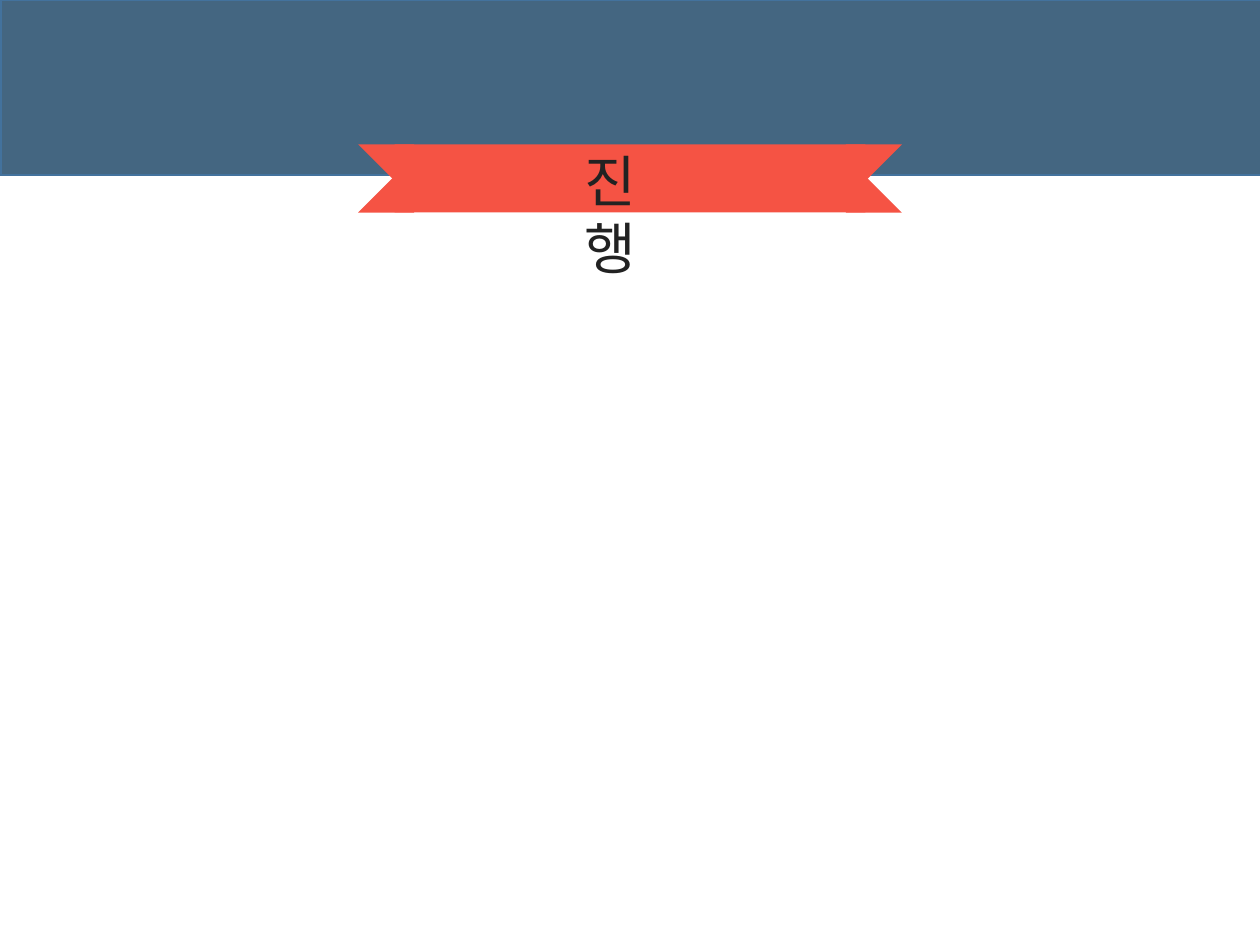
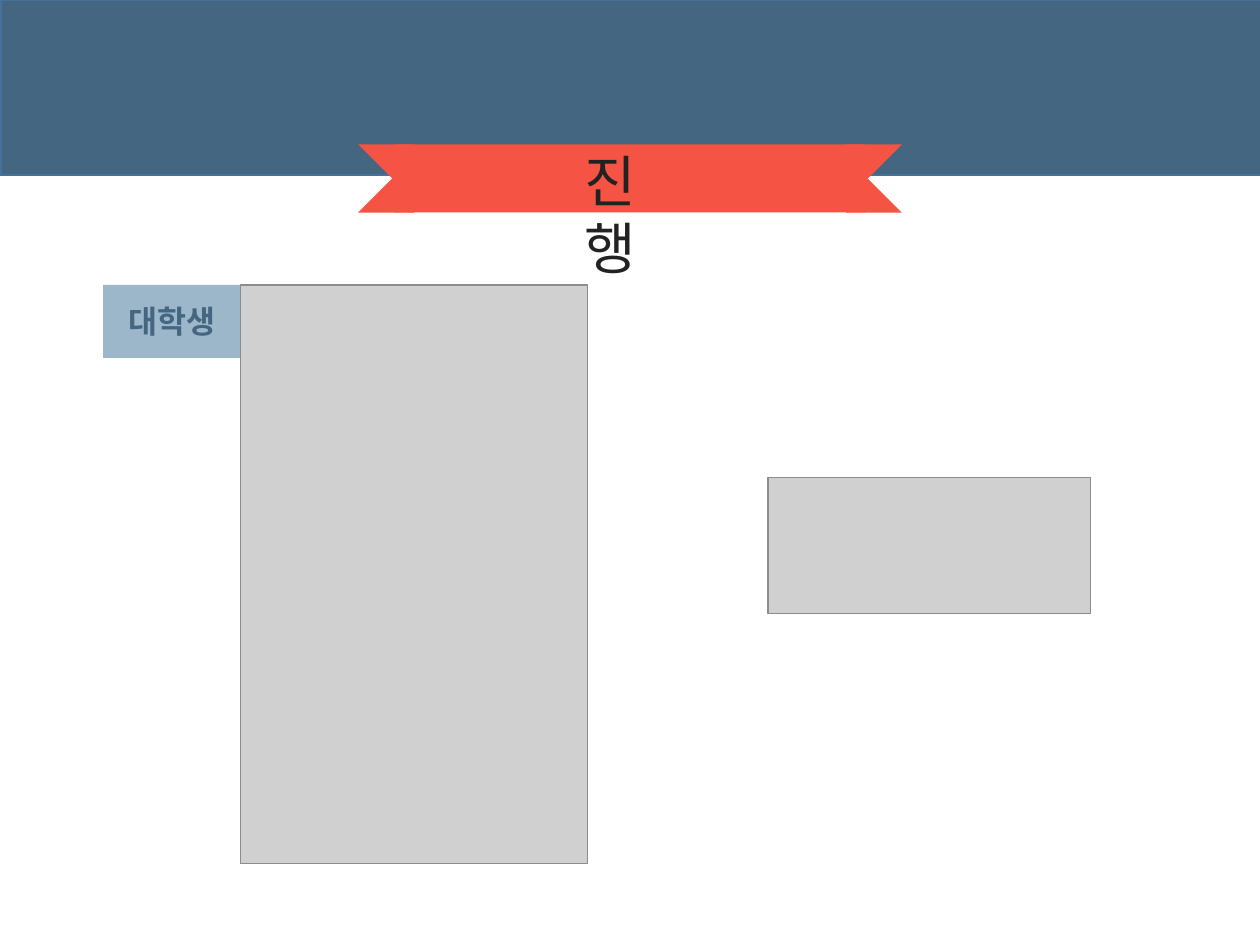
Before and after one commit to JeonHuiJae/FIX, a slide deck: slide 7 of FIX.pptx. Drawn at 1260x945 pixels with LibreOffice and Linux fonts; fonts in the diff are those of the drawing; grey boxes stand for pictures. Boxes give left, top, right and bottom in pixels: in the first picture for what was removed or moved away, otherwise in the second. Text is boxed around its words. In the diff, an @@ line names an element or a change of style, - is before the commit and + after.

```diff
--- a/FIX.pptx
+++ b/FIX.pptx
@@ rectangle added at [103,285,241,358], fill #9CB7CA, 18 pt, text #446681, bold @@
+대학생
@@ picture added at [241,285,588,863] @@
@@ picture added at [767,478,1090,614] @@
```
Also in this commit, not shown: 2 other slides changed, 1 other file.
